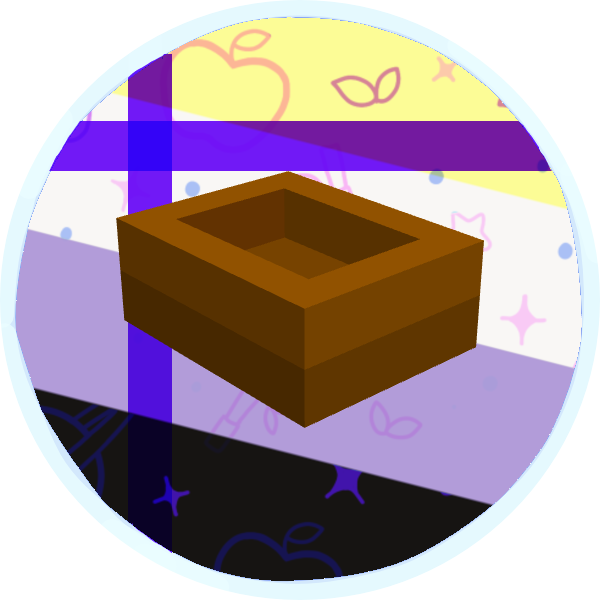
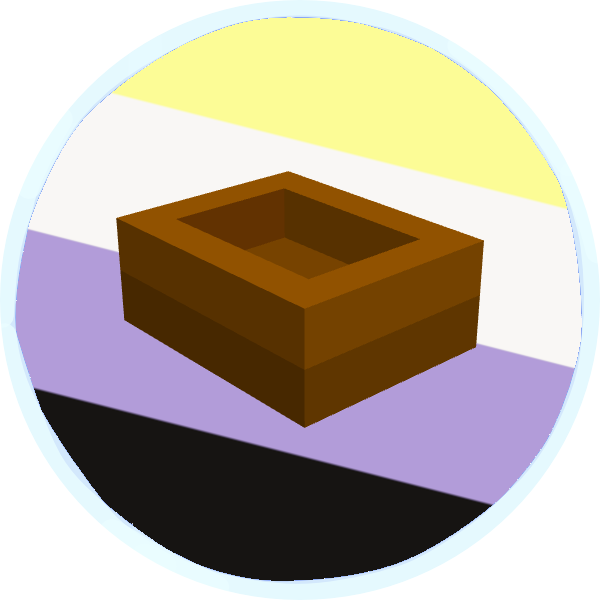
The second 600px x 600px image is a revision of the first. Changes to its layers:
hid "overlay copy" over bbox(49, 121, 552, 171)
hid "overlay" over bbox(128, 54, 172, 553)
hid "Ilustración155.png" over bbox(40, 28, 577, 577)
